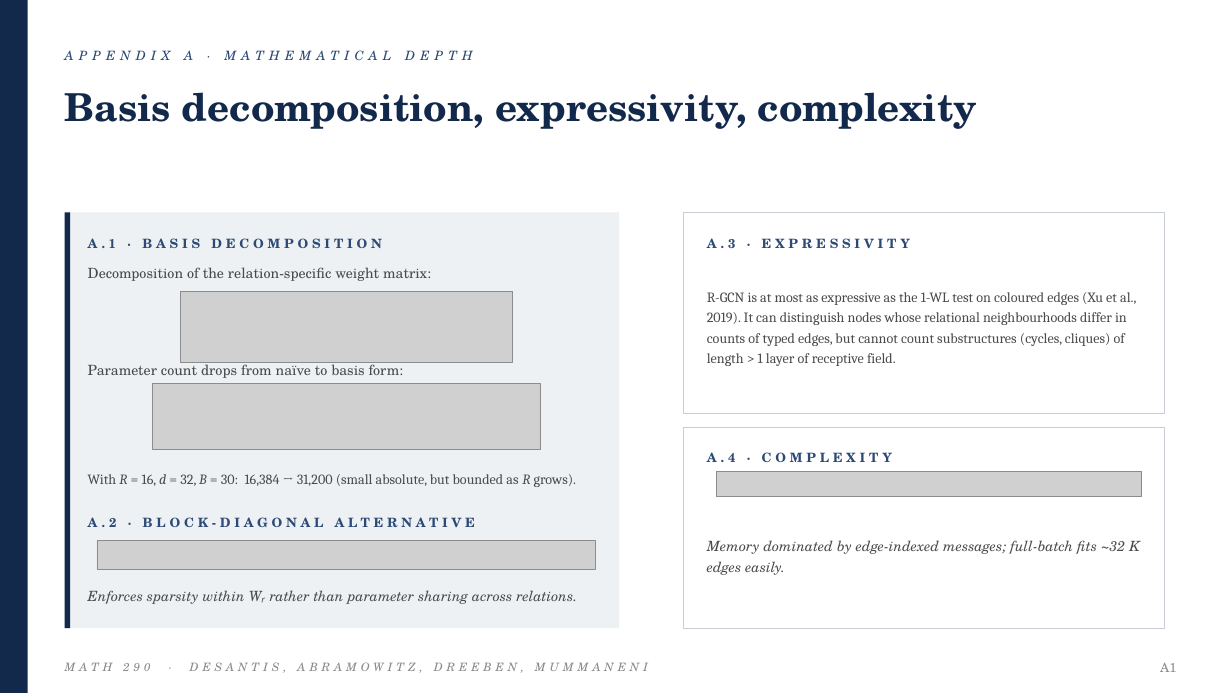
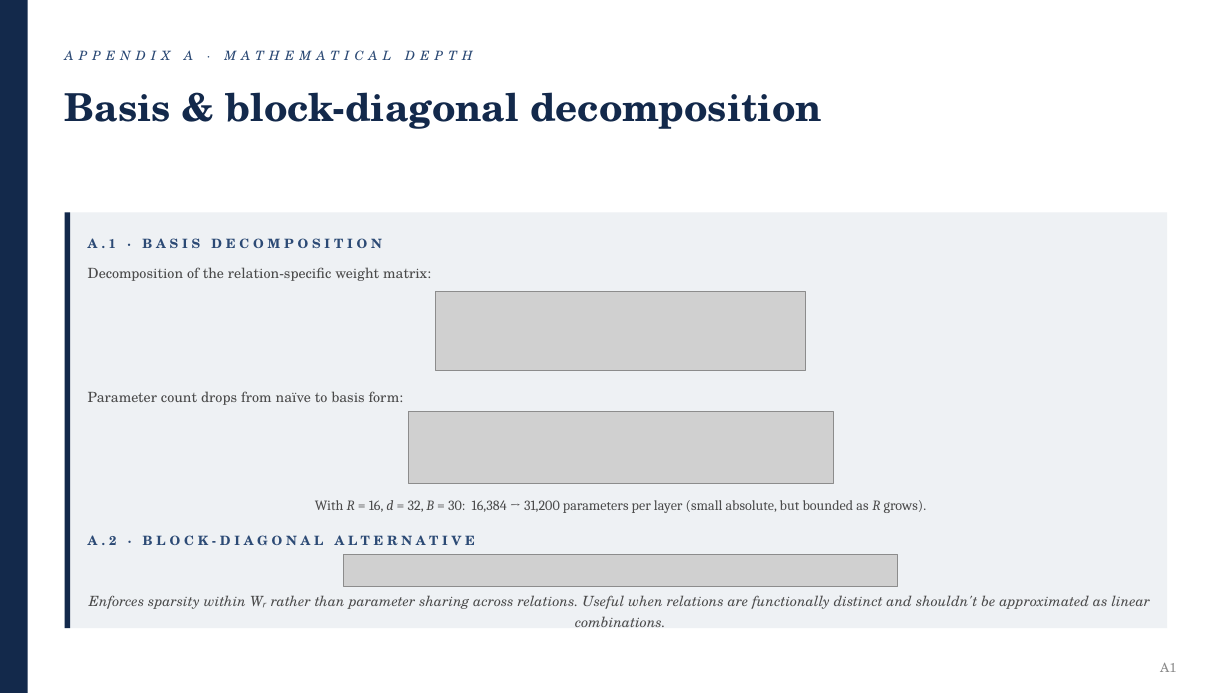
Before and after one commit to abmummaneni/290-Final-Project, a slide deck: slide 16 of RGCN_Academic_Presentation.pptx. Drawn at 1232x693 pixels with LibreOffice and Linux fonts; fonts in the diff are those of the drawing; grey boxes stand for pictures. Boxes give left, top, right and bottom in pixels: in the first picture for what was removed or moved away, otherwise in the second. Text is boxed around its words. In the diff, an @@ line names an element or a change of style, - is before the commit and + after.

```diff
--- a/RGCN_Academic_Presentation.pptx
+++ b/RGCN_Academic_Presentation.pptx
@@ text at <box>65,92,822,129</box>: text changed @@
-Basis decomposition, expressivity, complexity
+Basis & block-diagonal decomposition
@@ rectangle: place and size @@
-rectangle at <box>65,213,619,628</box>
+rectangle at <box>65,213,1167,628</box>
@@ rectangle removed at <box>684,213,1165,413</box> @@
@@ text removed at <box>707,238,910,248</box> @@
-A.3 · EXPRESSIVITY
@@ picture removed at <box>180,291,513,362</box> @@
@@ picture added at <box>436,291,806,371</box> @@
@@ text removed at <box>707,292,1136,366</box> @@
-R-GCN is at most as expressive as the 1-WL test on coloured edges (Xu et al., 2019). It can distinguish nodes whose relational neighbourhoods differ in counts of typed edges, but cannot count substructures (cycles, cliques) of length > 1 layer of receptive field.
@@ text "Parameter count drops from naïve ...": place and size @@
-text "Parameter count drops from naïve ..." at <box>88,361,404,378</box>
+text "Parameter count drops from naïve ..." at <box>88,391,404,405</box>
@@ picture removed at <box>152,384,541,450</box> @@
@@ picture added at <box>409,411,834,483</box> @@
@@ rectangle removed at <box>684,427,1165,628</box> @@
@@ text removed at <box>707,452,892,462</box> @@
-A.4 · COMPLEXITY
@@ picture removed at <box>716,471,1141,496</box> @@
@@ text at <box>315,500,927,513</box>: text changed @@
-With R = 16, d = 32, B = 30: 16,384 → 31,200 (small absolute, but bounded as R grows).
+With R = 16, d = 32, B = 30: 16,384 → 31,200 parameters per layer (small absolute, but bounded as R grows).
@@ text "A.2 · BLOCK-DIAGONAL ALTERNATIVE": place and size @@
-text "A.2 · BLOCK-DIAGONAL ALTERNATIVE" at <box>88,517,475,527</box>
+text "A.2 · BLOCK-DIAGONAL ALTERNATIVE" at <box>88,535,475,545</box>
@@ picture removed at <box>97,541,596,569</box> @@
@@ picture added at <box>344,555,898,587</box> @@
@@ text removed at <box>707,540,1139,575</box> @@
-Memory dominated by edge-indexed messages; full-batch fits ~32 K edges easily.
@@ text at <box>89,595,1151,627</box>: text changed @@
-Enforces sparsity within Wᵣ rather than parameter sharing across relations.
+Enforces sparsity within Wᵣ rather than parameter sharing across relations. Useful when relations are functionally distinct and shouldn't be approximated as linear combinations.
@@ text removed at <box>65,662,648,673</box> @@
-MATH 290 · DESANTIS, ABRAMOWITZ, DREEBEN, MUMMANENI
```
Also in this commit, not shown: 15 other slides changed, 3 slides added, 3 slides removed, 1 other file.
